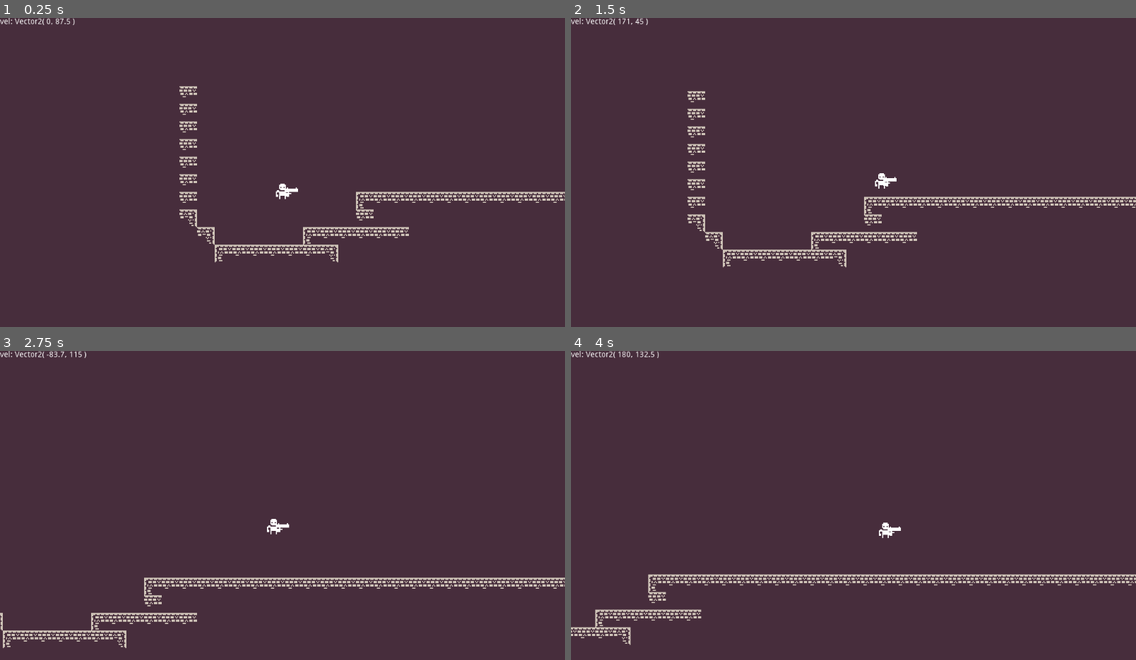
Above: before the commit, frames 1-4 (two rows, left to right).
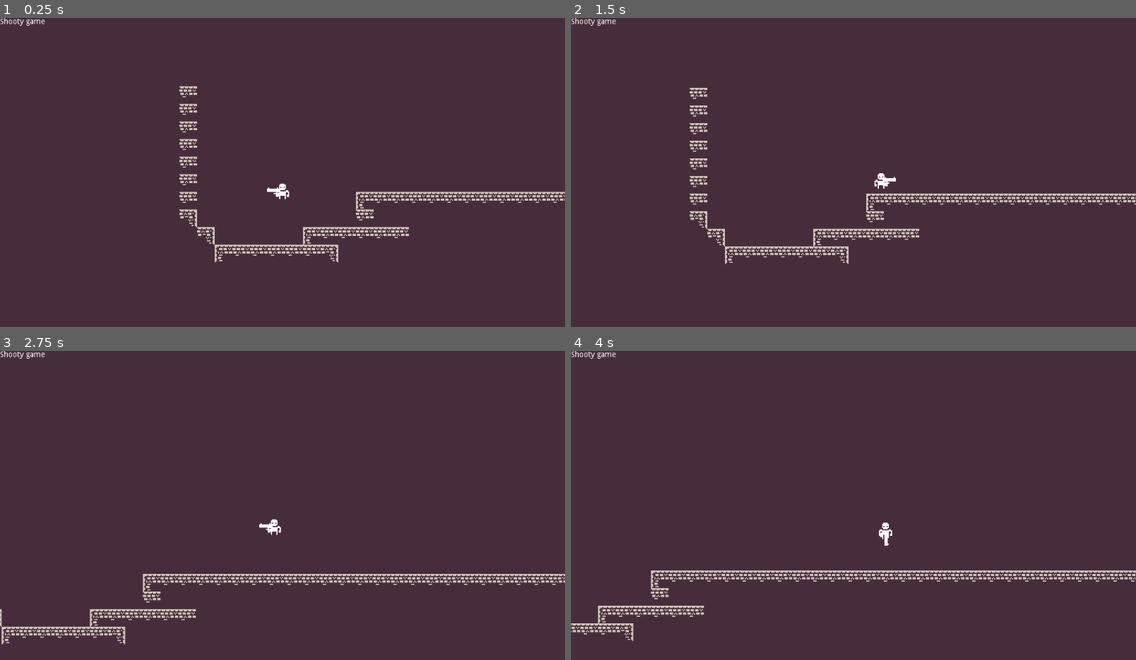
Above: after the commit, the same moments.

Repository: BasicLich/miz-jam-1-entry
Game: Godot game, scene res://Game.tscn
The game is run twice, just before and just after one commit, with the same random seed, the same clock (stepped at 60 frames per second) and the same inputs.
Inputs:
- Up to frame 1 (0.25 s): no input
- Up to frame 2 (1.5 s): hold S (player_aim_down, bound only after the commit) 0.53-1.28 s; hold Right (player_right) from 0.53 s (still down); tap Z (player_jump) at 0.77, 1.07 s; tap W (player_aim_up, bound only after the commit) at 0.8, 1.35 s
- Up to frame 3 (2.75 s): tap Z (player_jump) at 1.52, 1.82, 2.3 s; tap X (player_shoot, bound only after the commit) at 1.55, 2.1 s; release Right (player_right) at 2.03 s; hold Left (player_left) from 2.03 s (still down)
- Up to frame 4 (4 s): release Left (player_left) at 2.78 s; hold Right (player_right) from 2.78 s (still down); tap Z (player_jump) at 2.85, 3.02, 3.32, 3.77 s; tap S (player_aim_down, bound only after the commit) at 3.05 s; hold S (player_aim_down, bound only after the commit) from 3.53 s (still down); tap W (player_aim_up, bound only after the commit) at 3.8 s

The runs differ from the first frame. In frame 1, 0.2% of the frame differs, in the area x 0-53%, y 0-58%; in frame 2, 3.2%; in frame 3, 3.7%; in frame 4, 4.0%, in the area x 0-100%, y 0-96%.

Commit message:
Moving, and aiming shooty thing.

Diff:
--- a/Actor.gd
+++ b/Actor.gd
@@ -7,11 +7,9 @@
 export var moveSpeed := 1.0
 export var initialJumpVel := 1.0
 
-enum {LEFT, RIGHT, STAY}
-
 var vel := Vector2(0, 0)
 var onFloor := false
-var movement := STAY
+var movement := Common.STAY
 
 func _ready():
 	set_physics_process(true)
@@ -20,21 +18,46 @@
 	var moveControl := 1.0
 	if onFloor:
 		vel.y = 0
-	if movement == LEFT:
+	if movement == Common.LEFT:
 		if vel.x > 0:
 			moveControl = 3.7
 		vel.x = max(vel.x - moveSpeed * moveControl * delta, -moveSpeed)
-	elif movement == RIGHT:
+		_changeWeaponDirection(movement)
+	elif movement == Common.RIGHT:
 		if vel.x < 0:
 			moveControl = 3.7
 		vel.x = min(vel.x + moveSpeed * moveControl * delta, +moveSpeed)
+		_changeWeaponDirection(movement)
 	elif onFloor:
 		vel.x = vel.x * delta
 
 	vel = vel + GRAVITY * delta
 
-	if onFloor and Input.is_action_just_pressed("player_jump"):
-		vel.y = -initialJumpVel
-
 	move_and_slide(vel, Vector2(0, -1))
 	onFloor = is_on_floor()
+
+
+func _changeWeaponDirection(dir):
+	var w := $Weapon as Node2D
+	if w == null:
+		return
+
+	w.dir = dir
+
+func setAim(aim):
+	var w := $Weapon as Node2D
+	if w == null:
+		return
+	w.aim = aim
+
+func jump():
+	if onFloor:
+		vel.y = -initialJumpVel
+		onFloor = false
+
+func shoot():
+	var w := $Weapon as Node2D
+	if w == null:
+		return
+
+	w.shoot()
--- /dev/null
+++ b/Common.gd
@@ -0,0 +1,7 @@
+extends Object
+
+class_name Common
+
+enum {LEFT, RIGHT, STAY}
+
+enum {UP, DOWN, STRAIGHT}
--- a/Game.tscn
+++ b/Game.tscn
@@ -12,12 +12,16 @@
 tile_data = PoolIntArray( 458772, 3, 0, 524308, 3, 0, 524374, 3, 0, 524375, 3, 0, 524376, 3, 0, 524377, 3, 0, 524378, 3 …(3633 unchanged characters)…
 
 [node name="Player" parent="." instance=ExtResource( 1 )]
+moveSpeed = 180.0
+initialJumpVel = 200.0
 
 [node name="UI" type="CanvasLayer" parent="."]
 
 [node name="Label" type="Label" parent="UI"]
 margin_right = 40.0
 margin_bottom = 14.0
+text = "Shooty game
+"
 __meta__ = {
 "_edit_use_anchors_": false
 }
--- /dev/null
+++ b/Gun.tscn
@@ -0,0 +1,13 @@
+[gd_scene load_steps=3 format=2]
+
+[ext_resource path="res://Art/monochrome_transparent.png" type="Texture" id=1]
+[ext_resource path="res://Weapon.gd" type="Script" id=2]
+
+[node name="Node" type="Node2D"]
+script = ExtResource( 2 )
+
+[node name="Sprite" type="Sprite" parent="."]
+position = Vector2( 7.86615, 0.749146 )
+texture = ExtResource( 1 )
+region_enabled = true
+region_rect = Rect2( 629, 153, 16, 16 )
--- a/Player.gd
+++ b/Player.gd
@@ -1,36 +1,25 @@
-extends KinematicBody2D
-
-const GRAVITY := Vector2(0, 350)
-const MOVE_SPEED := 180.0
-const INITIAL_JUMP_VEL := 200.0
-
-var vel := Vector2(0, 0)
-var onFloor := false
+extends Actor
 
 func _ready():
-	set_physics_process(true)
+	set_process(true)
 
-func _physics_process(delta):
-	var moveControl := 1.0
-	if onFloor:
-		vel.y = 0
+func _process(delta):
 	if Input.is_action_pressed("player_left"):
-		if vel.x > 0:
-			moveControl = 3.7
-		vel.x = max(vel.x - MOVE_SPEED * moveControl * delta, -MOVE_SPEED)
+		movement = Common.LEFT
 	elif Input.is_action_pressed("player_right"):
-		if vel.x < 0:
-			moveControl = 3.7
-		vel.x = min(vel.x + MOVE_SPEED * moveControl * delta, +MOVE_SPEED)
-	elif onFloor:
-		vel.x = vel.x * delta
+		movement = Common.RIGHT
+	else:
+		movement = Common.STAY
 
-	vel = vel + GRAVITY * delta
+	if Input.is_action_pressed("player_aim_up"):
+		setAim(Common.UP)
+	elif Input.is_action_pressed("player_aim_down"):
+		setAim(Common.DOWN)
+	else:
+		setAim(Common.STRAIGHT)
 
-	if onFloor and Input.is_action_just_pressed("player_jump"):
-		vel.y = -INITIAL_JUMP_VEL
+	if Input.is_action_just_pressed("player_jump"):
+		jump()
 
-	move_and_slide(vel, Vector2(0, -1))
-	onFloor = is_on_floor()
-	var l := $"../UI/Label" as Label
-	l.text = "vel: " + var2str(vel)
+	if Input.is_action_just_pressed("player_shoot"):
+		shoot()
--- a/Player.tscn
+++ b/Player.tscn
@@ -1,7 +1,8 @@
-[gd_scene load_steps=4 format=2]
+[gd_scene load_steps=5 format=2]
 
 [ext_resource path="res://Art/monochrome_transparent.png" type="Texture" id=1]
 [ext_resource path="res://Player.gd" type="Script" id=2]
+[ext_resource path="res://Gun.tscn" type="PackedScene" id=3]
 
 [sub_resource type="CapsuleShape2D" id=1]
 radius = 4.21127
@@ -24,8 +25,4 @@
 [node name="CollisionShape2D" type="CollisionShape2D" parent="."]
 shape = SubResource( 1 )
 
-[node name="Weapon" type="Sprite" parent="."]
-position = Vector2( 7.86615, 0.749146 )
-texture = ExtResource( 1 )
-region_enabled = true
-region_rect = Rect2( 629, 153, 16, 16 )
+[node name="Weapon" parent="." instance=ExtResource( 3 )]
--- /dev/null
+++ b/Weapon.gd
@@ -0,0 +1,46 @@
+extends Node2D
+
+var aim = Common.STRAIGHT setget set_aim, get_aim
+var dir = Common.LEFT setget set_dir, get_dir
+
+func _ready():
+	pass
+
+func set_aim(aAim):
+	aim = aAim
+	_updateWeapon()
+
+func get_aim():
+	return aim
+
+func set_dir(aDir):
+	dir = aDir
+	_updateWeapon()
+
+func get_dir():
+	return dir
+
+func _updateWeapon():
+	if aim == Common.STRAIGHT:
+		rotation_degrees = 0
+		if dir == Common.LEFT:
+			scale.x = -1
+		elif dir == Common.RIGHT:
+			scale.x = 1
+	elif aim == Common.UP:
+		if dir == Common.LEFT:
+			rotation_degrees = -270
+			scale.x = -1
+		elif dir == Common.RIGHT:
+			rotation_degrees = -90
+			scale.x = 1
+	elif aim == Common.DOWN:
+		if dir == Common.LEFT:
+			rotation_degrees = -90
+			scale.x = -1
+		elif dir == Common.RIGHT:
+			rotation_degrees = 90
+			scale.x = 1
+
+func shoot():
+	print_debug("Bang!")
--- a/project.godot
+++ b/project.godot
@@ -13,9 +13,15 @@
 "class": "Actor",
 "language": "GDScript",
 "path": "res://Actor.gd"
+}, {
+"base": "Object",
+"class": "Common",
+"language": "GDScript",
+"path": "res://Common.gd"
 } ]
 _global_script_class_icons={
-"Actor": ""
+"Actor": "",
+"Common": ""
 }
 
 [application]
@@ -43,6 +49,23 @@
 "events": [ Object(InputEventKey,"resource_local_to_scene":false,"resource_name":"","device":0,"alt":false,"shift":false,"control":false,"meta":false,"command":false,"pressed":false,"scancode":90,"unicode":0,"echo":false,"script":null)
  ]
 }
+player_aim_up={
+"deadzone": 0.5,
+"events": [ Object(InputEventKey,"resource_local_to_scene":false,"resource_name":"","device":0,"alt":false,"shift":false,"control":false,"meta":false,"command":false,"pressed":false,"scancode":87,"unicode":0,"echo":false,"script":null)
+, Object(InputEventKey,"resource_local_to_scene":false,"resource_name":"","device":0,"alt":false,"shift":false,"control":false,"meta":false,"command":false,"pressed":false,"scancode":16777232,"unicode":0,"echo":false,"script":null)
+ ]
+}
+player_aim_down={
+"deadzone": 0.5,
+"events": [ Object(InputEventKey,"resource_local_to_scene":false,"resource_name":"","device":0,"alt":false,"shift":false,"control":false,"meta":false,"command":false,"pressed":false,"scancode":83,"unicode":0,"echo":false,"script":null)
+, Object(InputEventKey,"resource_local_to_scene":false,"resource_name":"","device":0,"alt":false,"shift":false,"control":false,"meta":false,"command":false,"pressed":false,"scancode":16777234,"unicode":0,"echo":false,"script":null)
+ ]
+}
+player_shoot={
+"deadzone": 0.5,
+"events": [ Object(InputEventKey,"resource_local_to_scene":false,"resource_name":"","device":0,"alt":false,"shift":false,"control":false,"meta":false,"command":false,"pressed":false,"scancode":88,"unicode":0,"echo":false,"script":null)
+ ]
+}
 
 [rendering]
 
